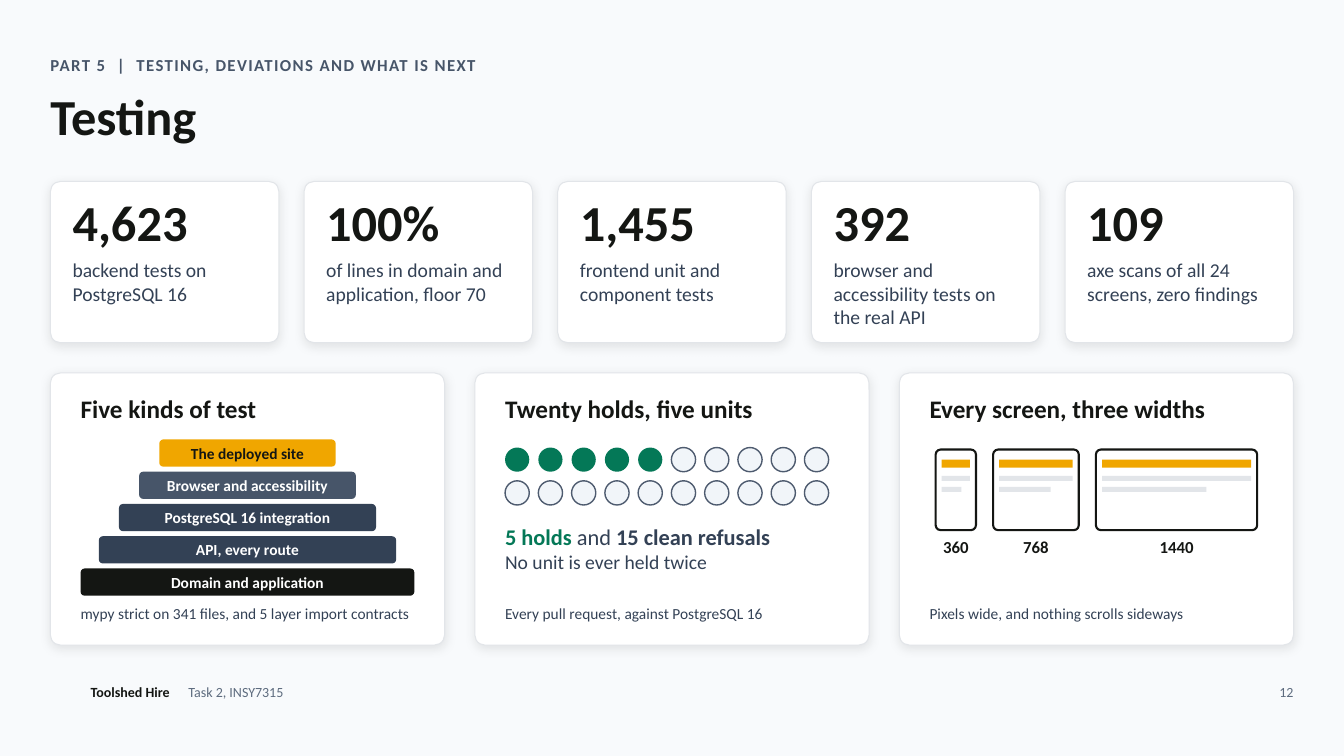
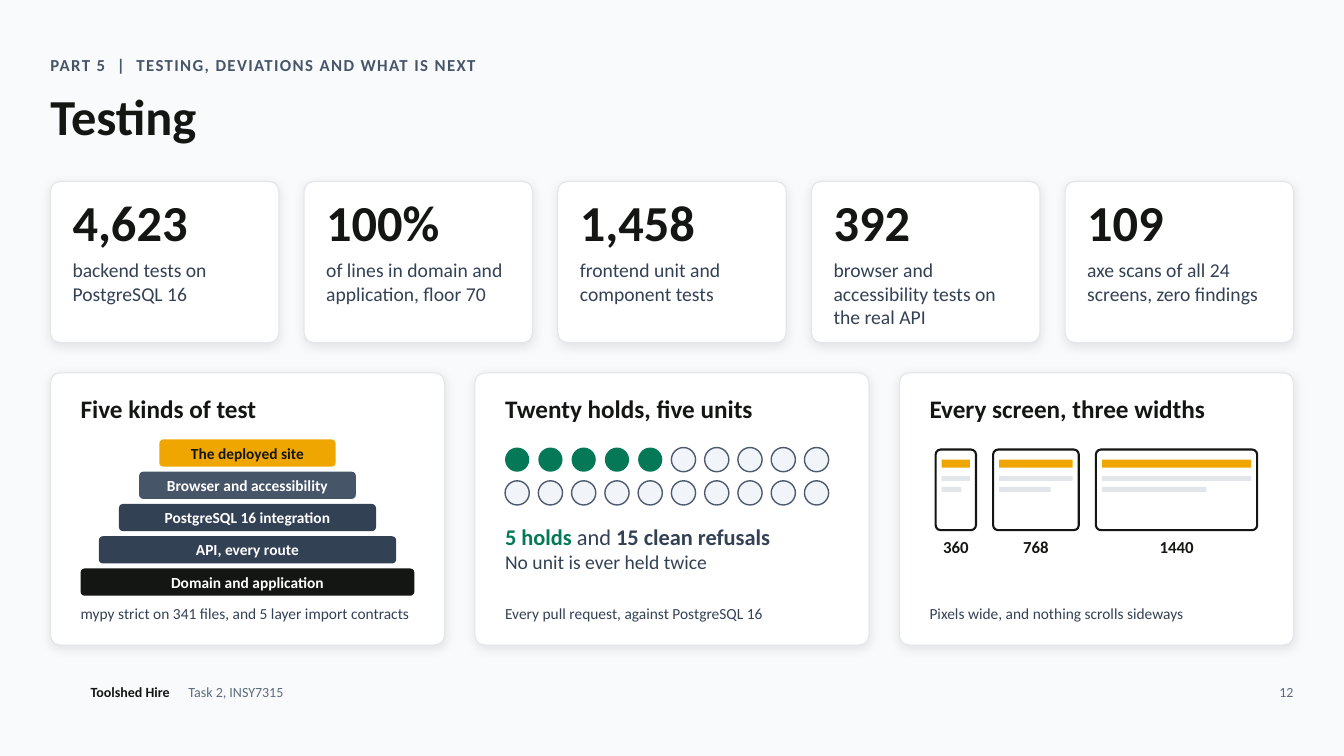
Before and after one commit to teon-artilionAI/toolshed-hire, a slide deck: slide 12 of docs/task2/slides/toolshed-hire-task-2.pptx. Drawn at 1344x756 pixels with LibreOffice and Linux fonts; fonts in the diff are those of the drawing; background and template pictures are left out. Boxes give left, top, right and bottom in pixels: in the first picture for what was removed or moved away, otherwise in the second. Text is boxed around its words. In the diff, an @@ line names an element or a change of style, - is before the commit and + after.

Commit message:
docs: bring the slides up to release 0.4.2
The testing slide shows 1,458 frontend tests, the release row shows 0.4.2,
and the environments card says 0.4.2 is live.

Refs #16

```diff
--- a/docs/task2/slides/toolshed-hire-task-2.pptx
+++ b/docs/task2/slides/toolshed-hire-task-2.pptx
@@ text at (x1=580, y1=206, x2=695, y2=248): text changed @@
-1,455
+1,458
```
Also in this commit, not shown: 2 other slides changed, 1 other file.
